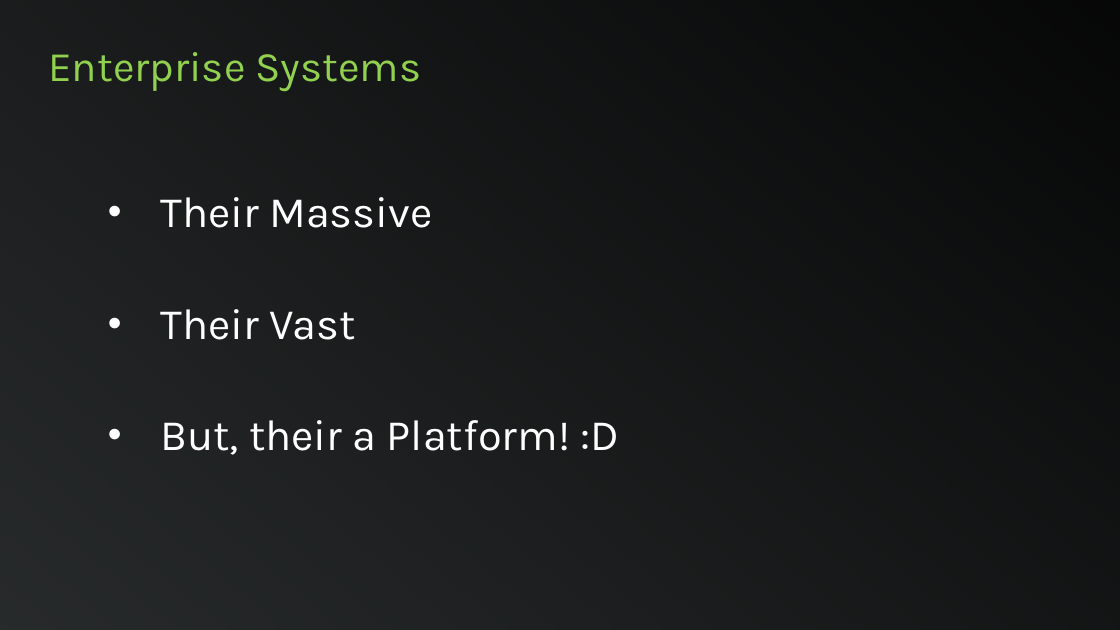
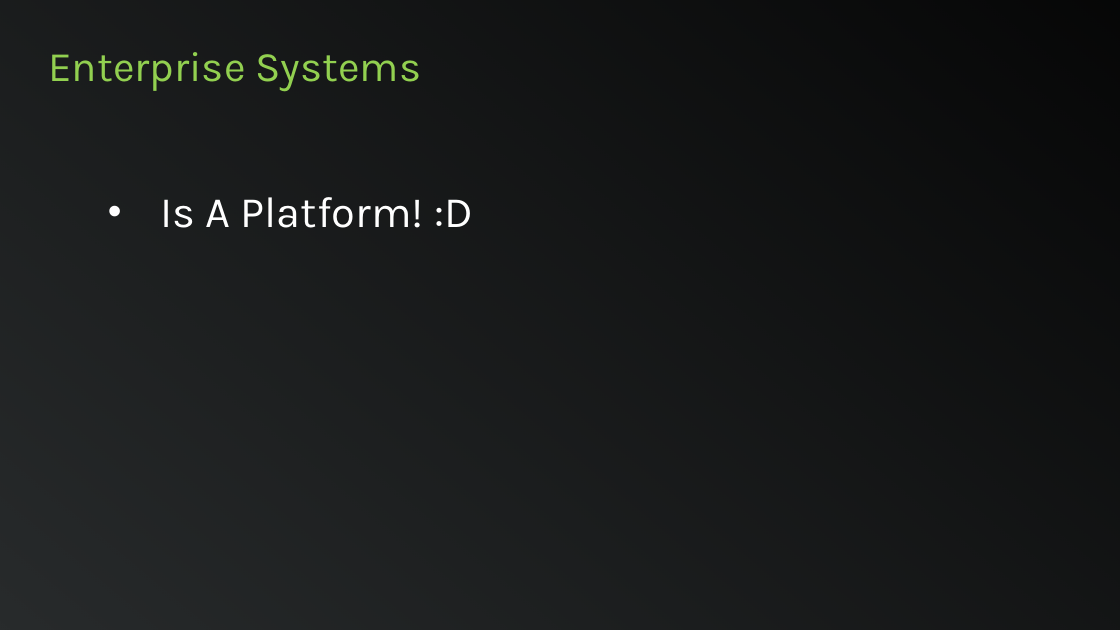
Before and after one commit to ovishesh/MSA-2015-16, a slide deck: slide 16 of Auckland/Day 2/1. API Sessions/Whats an API.pptx. Drawn at 1120x630 pixels with LibreOffice and Linux fonts; fonts in the diff are those of the drawing. Boxes give left, top, right and bottom in pixels: in the first picture for what was removed or moved away, otherwise in the second. Text is boxed around its words. In the diff, an @@ line names an element or a change of style, - is before the commit and + after.

Commit message:
Changes to Presentations

```diff
--- a/Auckland/Day 2/1. API Sessions/Whats an API.pptx
+++ b/Auckland/Day 2/1. API Sessions/Whats an API.pptx
@@ text at (160,197,473,228): text changed @@
-• Their Massive
-• Their Vast
-• But, their a Platform! :D
+• Is A Platform! :D
```
Also in this commit, not shown: 3 other slides changed.
